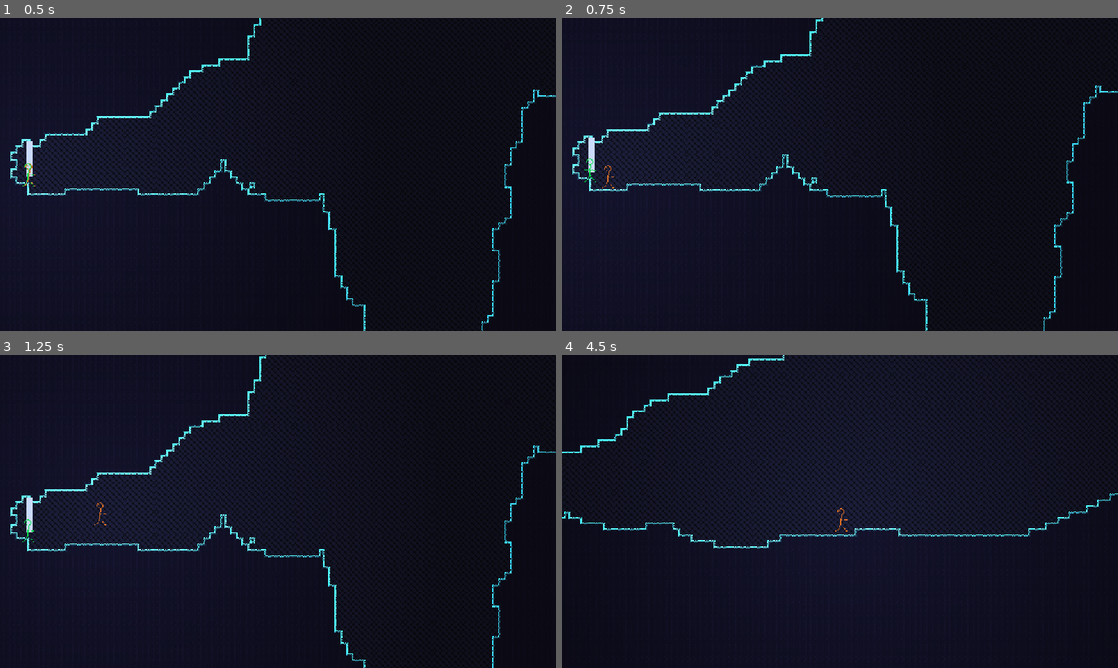
Above: before the commit, frames 1-4 (two rows, left to right).
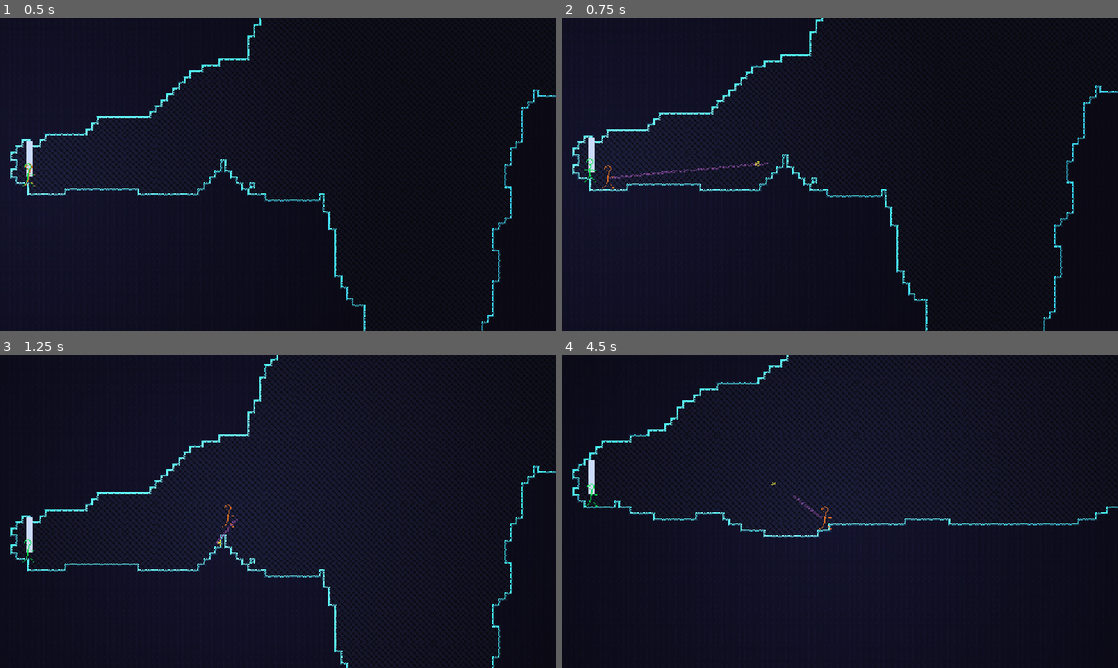
Above: after the commit, the same moments.

Repository: henreedev/exponential-climb
Game: Godot game, scene res://scenes/game.tscn
The game is run twice, just before and just after one commit, with the same random seed, the same clock (stepped at 60 frames per second) and the same inputs. The engine's default icon, where the game draws it, is replaced by a stand-in: a white triangle on a blue panel in a dark square.
Inputs (mouse positions are in pixels of both pictures, inside the frame that each line leads up to):
- Up to frame 1 (0.5 s): no input
- Up to frame 2 (0.75 s): move the mouse to (962, 158) at 0.52 s; press the mouse at (962, 158) at 0.53 s; hold D (move_right) from 0.53 s (still down)
- Up to frame 3 (1.25 s): keep holding D (move_right); tap Space (jump) at 0.77 s
- Up to frame 4 (4.5 s): move the mouse to (728, 527) at 1.27 s; release the mouse at (728, 527) at 1.28 s; tap Middle mouse button (teleport_enemy) at 1.35 s; tap Space (jump) at 1.52, 3.02, 3.77 s; move the mouse to (895, 442) at 2.02 s; release D (move_right) at 2.03 s; hold A (move_left) 2.03-2.78 s; hold R (test_generate_new_room) 2.03-2.78 s; move the mouse to (812, 574) at 2.77 s; hold D (move_right) 2.78-4.28 s; right-click (812, 574) at 2.85 s; move the mouse to (1006, 558) at 3.52 s; hold Q (toggle_loop) 3.53-4.28 s; move the mouse to (673, 464) at 4.27 s; hold A (move_left) from 4.28 s (still down); click (673, 464) at 4.35 s

Frame 1 is identical in both runs. In frame 2, 0.1% of the frame differs, in the area x 8-38%, y 45-52%; in frame 3, 15%; in frame 4, 17%, in the area x 0-100%, y 0-62%.
Error before the commit: Parse Error: Expected expression after "+" operator. (res://scripts/weapons/grapple_hook/grapple_hook.gd:85)

Commit message:
fix physics ratio, grapple grav mod bugs

Diff:
--- a/scripts/player/player.gd
+++ b/scripts/player/player.gd
@@ -289,6 +289,7 @@
 #endregion Reimplementing basic physics
 
 func _physics_process(delta: float) -> void:
+	print(physics_ratio)
 	# Ensure velocity does not grow while at a visible standstill
 	if get_real_velocity().length_squared() < 0.005:
 		velocity = get_real_velocity()
@@ -314,7 +315,6 @@
 
 	# Fall.
 	var grav = gravity.value()
-	print(grav)
 	if abs(velocity.y) < HALF_GRAV_Y_SPEED:
 		grav *= HALF_GRAV_MOD
 	platforming_velocity.y = minf(TERMINAL_VELOCITY, platforming_velocity.y + grav * delta)
--- a/scripts/weapons/grapple_hook/grapple_hook.gd
+++ b/scripts/weapons/grapple_hook/grapple_hook.gd
@@ -48,7 +48,7 @@
 	if grappling_gravity_mod:
 		Global.player.gravity.remove_mod(grappling_gravity_mod)
 	if post_grapple_gravity_mod:
-		Global.player.gravity.remove_mod(grappling_gravity_mod)
+		Global.player.gravity.remove_mod(post_grapple_gravity_mod)
 
 func _shoot_hook():
 	var mouse_dir = get_local_mouse_position().normalized()
@@ -82,14 +82,16 @@
 			hook.hooked_on_surface.disconnect(_begin_hook_movement)
 		hook.queue_free()
 		if not player.is_on_floor():
-			add_post_grapple_gravity_mod() +
-			+`,kk,yj6h5,./j+
+			add_post_grapple_gravity_mod()
+		else:
+			_land_on_floor()
 
 
 ## Remove low gravity after touching floor
 func _land_on_floor():
-	player.end_ability_physics()
-	remove_gravity_mods()
+	if not attached:
+		player.end_ability_physics()
+		remove_gravity_mods()
 
 func _begin_hook_movement():
 	attached = true
@@ -145,17 +147,16 @@
 	if attached:
 		# Pull player towards hook
 		var dir_to_hook = player.global_position.direction_to(hook.global_position)
-		const centripetal_force_str = 800.0 # TODO
+		const centripetal_force_str = 800.0
 		var centripetal_force = dir_to_hook * centripetal_force_str
 		# Move player in input direction
 		var input_dir = _get_input_dir().normalized()
-		const movement_force_str = 700.0 # TODO
+		const movement_force_str = 700.0
 		var movement_force = input_dir * movement_force_str
 
 		# Reduce forces in same direction
 		# If exactly same, 0.7; if angle >= 90deg, 1.0
 		var same_direction_mod = 0.2 + 0.8 * abs(dir_to_hook.rotated(PI / 2).dot(input_dir))
-		print(same_direction_mod)
 		movement_force *= same_direction_mod
 		var total_force = centripetal_force + movement_force
 
